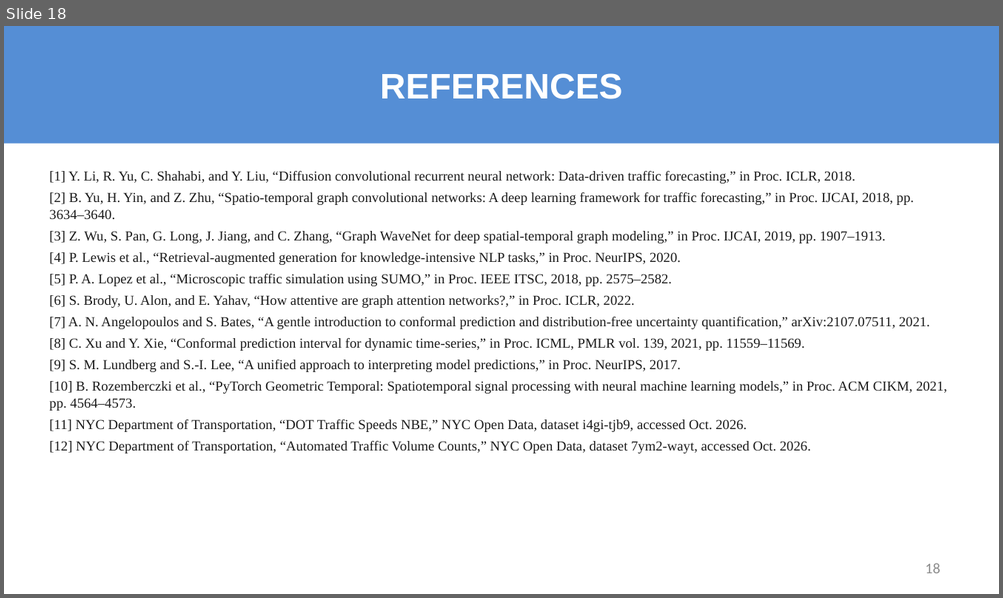
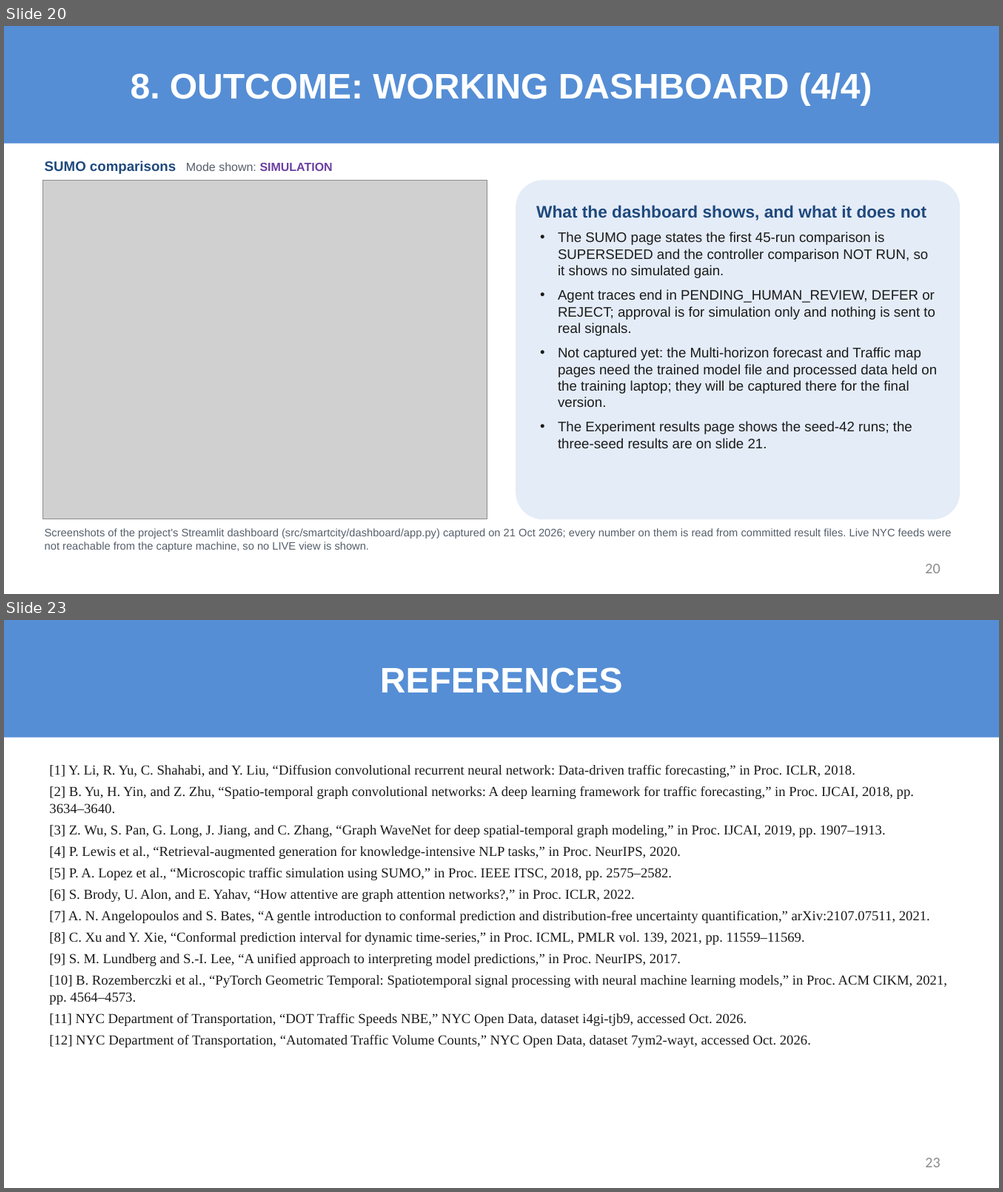
Before and after one commit to sricharansk/Major-Project, a slide deck: presentation/Final_Review_S_K_Sricharan_25MML1010.pptx. Shown one above the other, each under a label of ours: slide 18 before the commit, slides 20 and 23 after it; the slides between them are not shown. The pictures are 1003x598 and 1003x1192 pixels, drawn with LibreOffice and Linux fonts; fonts in the diff are those of the drawing; grey boxes stand for pictures. Boxes give left, top, right and bottom in pixels: in the first picture for what was removed or moved away, otherwise in the second. Text is boxed around its words. In the diff, an @@ line names an element or a change of style, - is before the commit and + after.

```diff
--- a/presentation/Final_Review_S_K_Sricharan_25MML1010.pptx
+++ b/presentation/Final_Review_S_K_Sricharan_25MML1010.pptx
@@ slide 20 added at [4, 26, 999, 594], background #FFFFFF @@
@@ title added at [4, 26, 999, 143], fill #558ED5, 36 pt, text #FFFFFF, bold @@
+8. OUTCOME: WORKING DASHBOARD (4/4)
@@ picture added at [43, 180, 487, 520] @@
@@ text added at [45, 161, 333, 174], 12 pt, text #1F497D, bold @@
+SUMO comparisons Mode shown: SIMULATION
@@ rounded rectangle added at [515, 180, 959, 520], fill #E4ECF7, 14 pt, text #1A1A1A @@
+What the dashboard shows, and what it does not
+• The SUMO page states the first 45-run comparison is SUPERSEDED and the controller comparison NOT RUN, so it shows no simulated gain.
+• Agent traces end in PENDING_HUMAN_REVIEW, DEFER or REJECT; approval is for simulation only and nothing is sent to real signals.
+• Not captured yet: the Multi-horizon forecast and Traffic map pages need the trained model file and processed data held on the training laptop; they will be captured there for the final version.
+• The Experiment results page shows the seed-42 runs; the three-seed results are on slide 21.
@@ text added at [45, 528, 951, 552], 11 pt, text #555F6B @@
+Screenshots of the project's Streamlit dashboard (src/smartcity/dashboard/app.py) captured on 21 Oct 2026; every number on them is read from committed result files. Live NYC feeds were not reachable from the capture machine, so no LIVE view is shown.
@@ page number added at [925, 564, 939, 574], 15 pt, text #8C8C8C @@
+20
@@ what was slide 18 is now slide 23 @@
@@ page number at [925, 1158, 939, 1168]: text changed @@
-18
+23
```
Also in this commit, not shown: 2 slides changed, 5 other slides added, 1 slide removed, 15 other files.
